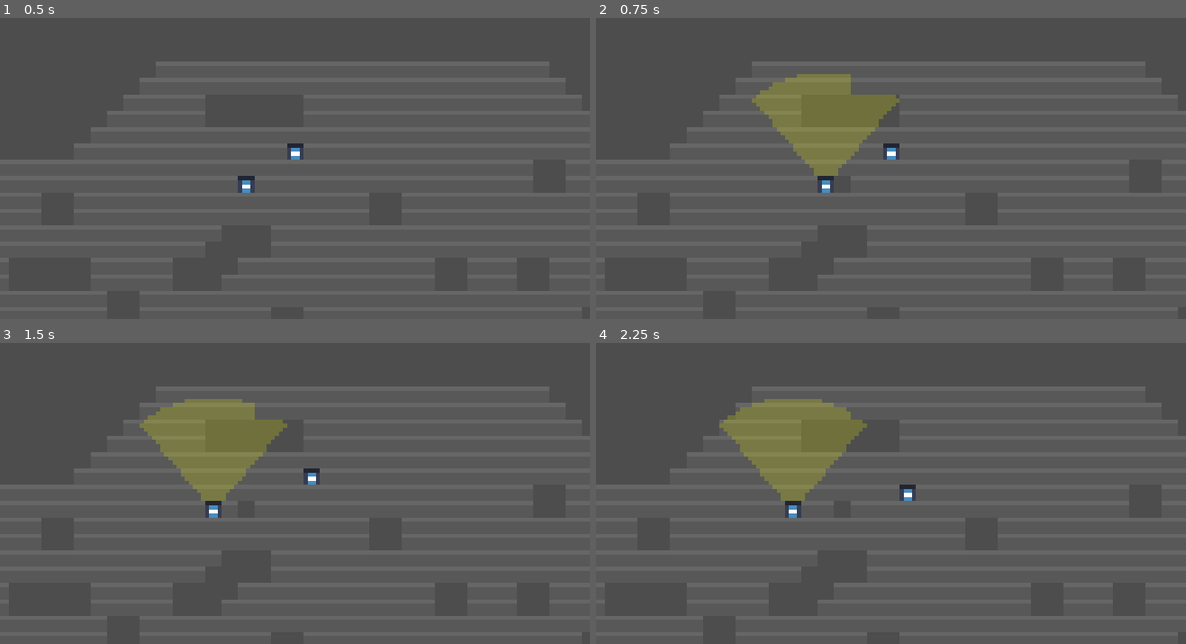
Above: before the commit, frames 1-4 (two rows, left to right).
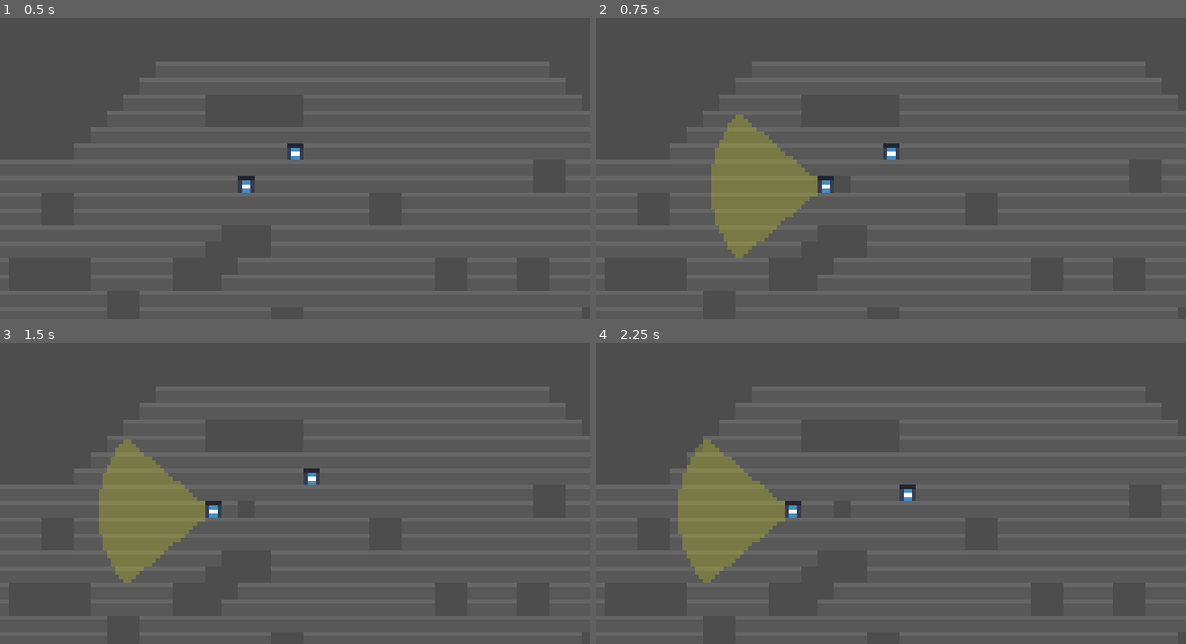
Above: after the commit, the same moments.

Repository: nexcoyocoatl/Projeto_Die_Hard
Game: Godot game, scene res://game.tscn
The game is run twice, just before and just after one commit, with the same random seed, the same clock (stepped at 60 frames per second) and the same inputs. The engine's default icon, where the game draws it, is replaced by a stand-in: a white triangle on a blue panel in a dark square.
Inputs:
- Up to frame 1 (0.5 s): no input
- Up to frame 2 (0.75 s): tap Enter at 0.5 s; hold Right (player_move_right) from 0.53 s (still down)
- Up to frame 3 (1.5 s): tap Space at 1.25 s; release Right (player_move_right) at 1.28 s; hold Down (player_move_down) from 1.28 s (still down)
- Up to frame 4 (2.25 s): tap Enter at 2 s; release Down (player_move_down) at 2.03 s; hold Right (player_move_right) from 2.03 s (still down)

Frame 1 is identical in both runs. In frame 2, 9.9% of the frame differs, in the area x 19-52%, y 18-80%; in frame 3, 10%; in frame 4, 10%, in the area x 13-46%, y 18-80%.

Commit message:
adicionada direção do cone de visão do NPC

Diff:
--- a/npc.gd
+++ b/npc.gd
@@ -27,6 +27,7 @@
 @export var tween_speed : float = 0.2
 var moving = false
 var past_position : Vector2 = Vector2(0,0)
+var direction_set : bool = false
 var direction : Direction
 var cooldown : int = 0
 
@@ -174,6 +175,10 @@
 	else: current_index = (current_index + 1) % patrol_path.size()
 	var target: Vector2 = Vector2(patrol_path[current_index]) * GlobalVariables.TILE_SIZE + Vector2(GlobalVariables.TILE_SIZE/2.0, GlobalVariables.TILE_SIZE/2.0)
 	var tween = get_tree().create_tween()
+
+	# Facing direction
+	change_direction((target - global_position).normalized())
+
 	tween.tween_property(self, "global_position", target, tween_speed).set_trans(Tween.TRANS_SINE)
 	tween.tween_callback(move_finished)
 
@@ -195,10 +200,25 @@
 	path_to_position.remove_at(0)
 	var next_position : Vector2 = path_to_position[0] + Vector2(GlobalVariables.TILE_SIZE/2.0, GlobalVariables.TILE_SIZE/2.0)
 	var tween = create_tween()
+
+	# Facing direction
+	change_direction((next_position - global_position).normalized())
+
 	tween.tween_property(self, "global_position", next_position, tween_speed).set_trans(Tween.TRANS_SINE)
 	line_path.points = path_to_position
 	tween.tween_callback(move_finished)
 
+func change_direction(move_direction: Vector2) -> void:
+	move_direction = move_direction
+	if (move_direction.x < 0.):
+		direction = Direction.LEFT
+	if (move_direction.x > 0.):
+		direction = Direction.RIGHT
+	if (move_direction.y < 0.):
+		direction = Direction.UP
+	if (move_direction.y > 0.):
+		direction = Direction.DOWN
+
 func move_finished() -> void:
 	moving = false
 	get_tree().call_group("Game", "child_done_confirmation")
